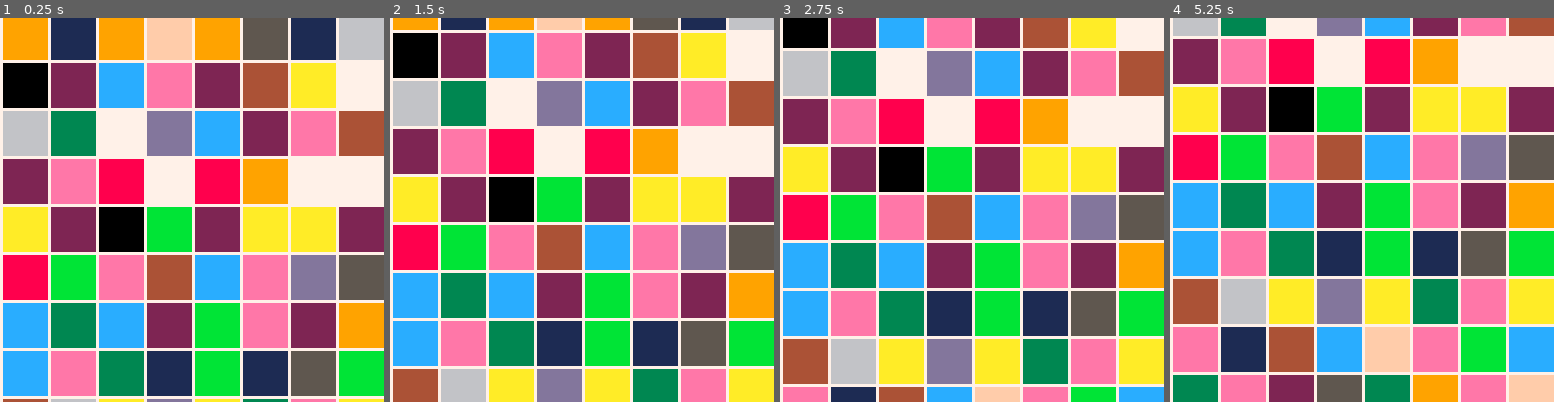
Above: before the commit, frames 1-4 (left to right).
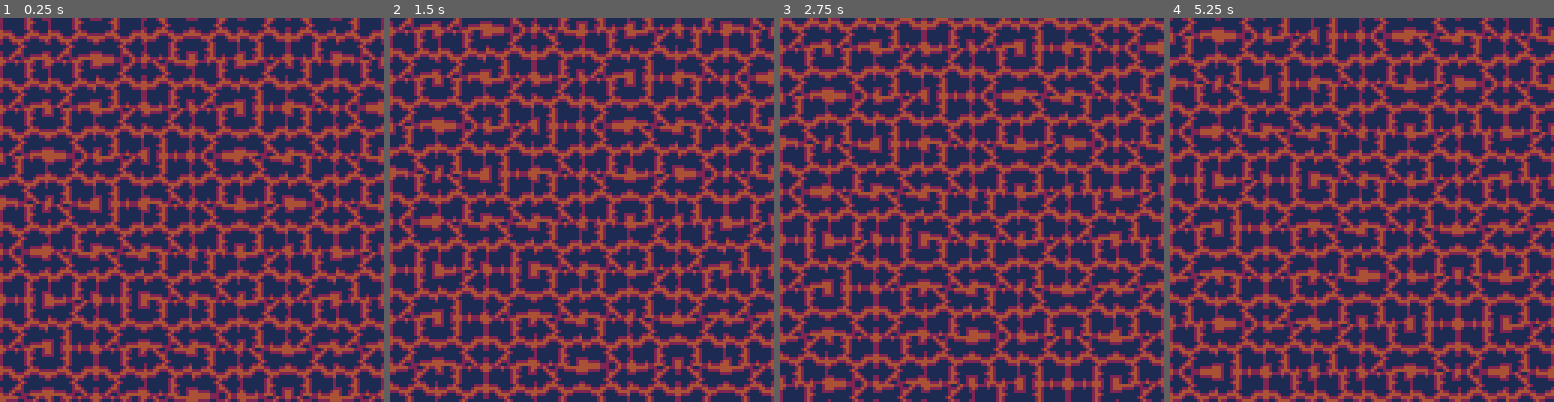
Above: after the commit, the same moments.

Repository: FreeCodeCampGuam/LavaFlow
Game: PICO-8 cartridge lavaflow.p8
Same seed, same stepped clock (60 frames per second), same inputs: the game is played once before the commit and once after it.
Inputs:
- Up to frame 1 (0.25 s): no input
- Up to frame 2 (1.5 s): tap X (X key) at 0.33, 1.07 s; tap O (Z key) at 0.7 s
- Up to frame 3 (2.75 s): hold Right 1.6-2.1 s; tap O (Z key) at 1.7, 2.1, 2.5 s; tap X (X key) at 1.85 s; hold Up 2.15-2.42 s; hold Right from 2.47 s (still down)
- Up to frame 4 (5.25 s): tap O (Z key) every 0.4 s from 2.9 to 4.9 s; tap X (X key) at 2.97, 4.08, 5.2 s; release Right at 3.03 s; hold Left 3.08-3.58 s; hold Down 3.63-3.97 s; hold Right 4.02-4.68 s; hold Up 4.73-5.03 s; hold Left from 5.08 s (still down)

The runs differ from the first frame. In frame 1, 93% of the frame differs, in the area x 0-100%, y 0-100%; in frame 2, 94%; in frame 3, 94%; in frame 4, 94%.

Commit message:
[combined] with bg tiles

Diff:
--- a/lavaflow.p8
+++ b/lavaflow.p8
@@ -354,6 +352,9 @@
 function create_tile(col) --returns random color
  local tl = {}
   tl.col = col
+  tl.bg = {n=14,
+           fh=weighted_choice(.5),
+           fv=weighted_choice(.5)}
  return tl
 end
 
@@ -367,8 +368,12 @@
 function drawtile(c,r,tile)             --draws the tile
  x = tilew * (c-1)
  y = tileh * (r-1)
- rectfill(x,y,x+tilew,y+tileh,tile.col)
- rect(x,y,x+tilew,y+tileh,7)
+ --rectfill(x,y,x+tilew,y+tileh,tile.col)
+ --rect(x,y,x+tilew,y+tileh,7)
+ bg = tile.bg
+ spr(bg.n, x, y,
+     tilew/8, tileh/8,
+     bg.fh, bg.fv)
 end
 
 function createmap()          --creates rows
